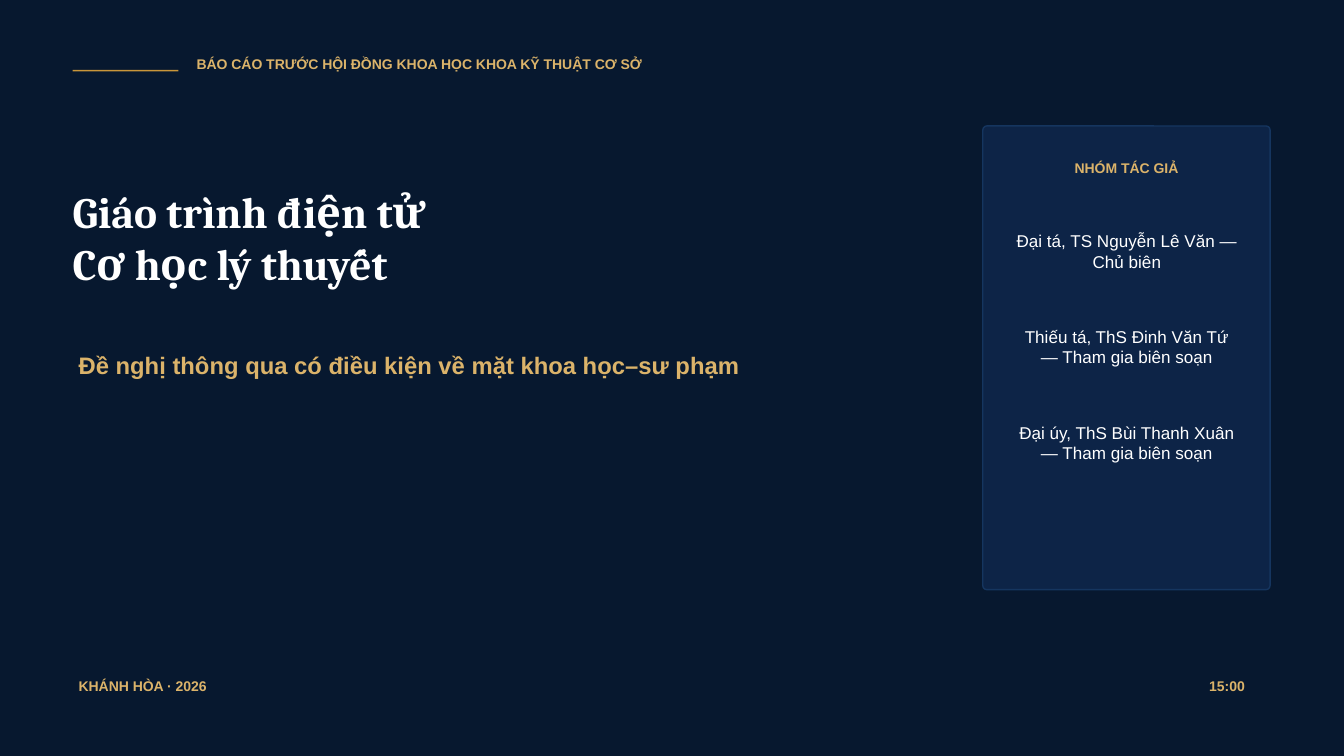
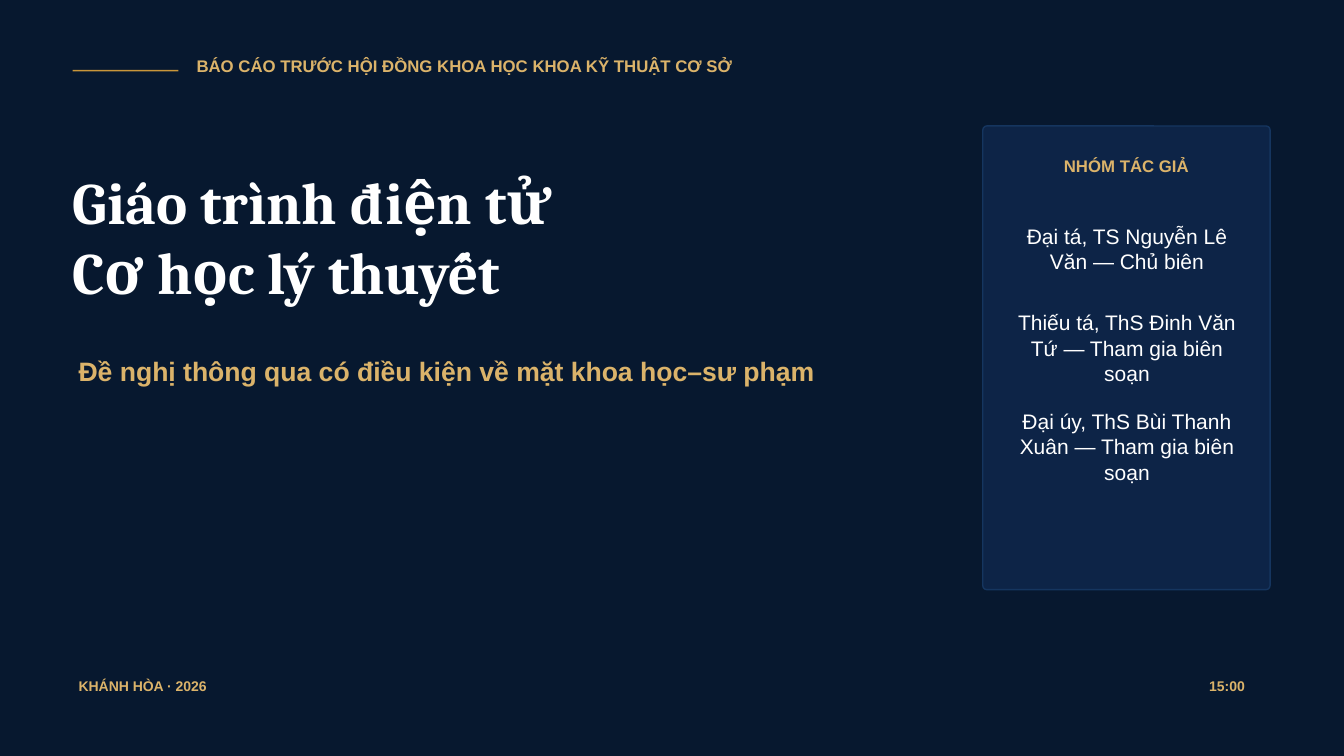
Before and after one commit to xuan2261/GiaoTrinhDienTu_CoHocLyThuyet, a slide deck: slide 1 of assets/designs/bao-cao-nghiem-thu-giao-trinh-dien-tu/bao-cao-nghiem-thu-giao-trinh-dien-tu.pptx. Drawn at 1344x756 pixels with LibreOffice and Linux fonts; fonts in the diff are those of the drawing. Boxes give left, top, right and bottom in pixels: in the first picture for what was removed or moved away, otherwise in the second. Text is boxed around its words. In the diff, an @@ line names an element or a change of style, - is before the commit and + after.

Commit message:
feat(presentation): harmonize 16-slide acceptance deck, web slides, and council handout
- Integrate 90-second system demo and Sim2 moment example into main deck
- Add A4 Council Handout Dossier formatted per Decree 30/2020/ND-CP
- Synchronize PPTX, PDF, Web Slides, Handout, and rehearsal scripts
- Fix font rendering on Windows and normalize PPTX package relationships
- Validate with 8/8 passing automated presentation contract tests

```diff
--- a/assets/designs/bao-cao-nghiem-thu-giao-trinh-dien-tu/bao-cao-nghiem-thu-giao-trinh-dien-tu.pptx
+++ b/assets/designs/bao-cao-nghiem-thu-giao-trinh-dien-tu/bao-cao-nghiem-thu-giao-trinh-dien-tu.pptx
@@ text "BÁO CÁO TRƯỚC HỘI ĐỒNG ..." at [197, 58, 731, 75]: size 10 to 12 pt @@
@@ text "Giáo trình điện tử": place and size @@
-text "Giáo trình điện tử" at [73, 197, 267, 290]
+text "Giáo trình điện tử" at [73, 182, 337, 307]
@@ text "Giáo trình điện tử" at [73, 182, 337, 307]: size 31 to 42 pt @@
@@ text "NHÓM TÁC GIẢ" at [1064, 159, 1189, 172]: size 10 to 12 pt @@
@@ text "Đề nghị thông qua có ..." at [79, 360, 814, 386]: size 17 to 19 pt @@
@@ size 12.2 to 15 pt in 3 elements at [1018, 314, 1235, 385], [1027, 228, 1227, 270], [1020, 413, 1234, 484] @@
```
Also in this commit, not shown: 11 other slides changed, 4 slides added, 4 slides removed, 23 other files.
